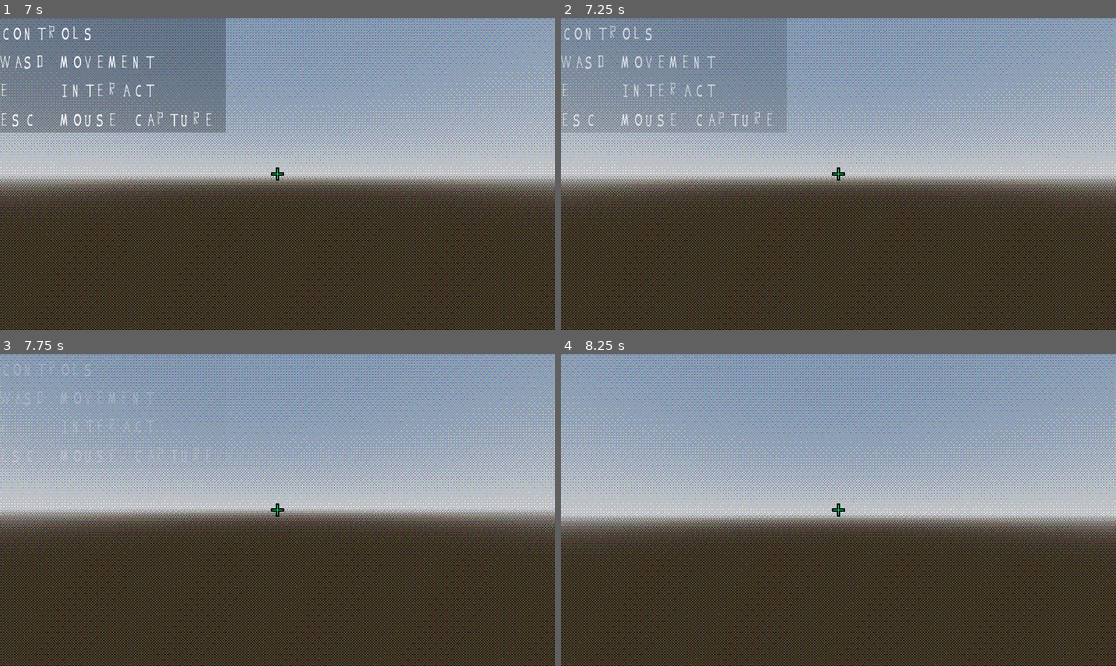
Above: before the commit, frames 1-4 (two rows, left to right).
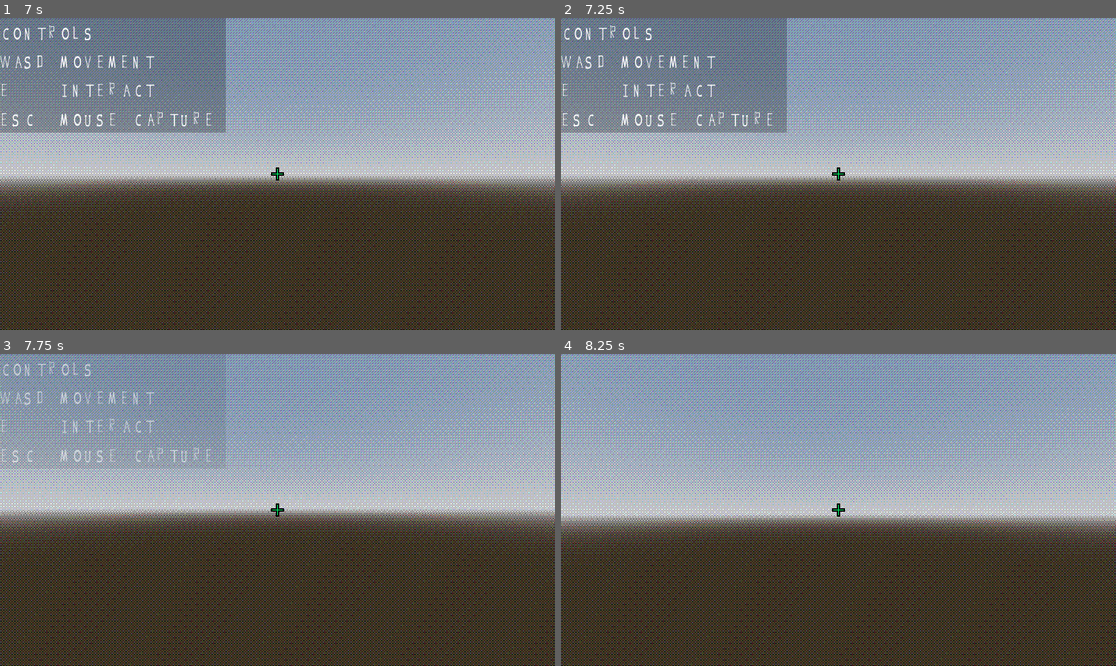
Above: after the commit, the same moments.

Repository: anniesanap/COMP-360-Group-2-Assignment-4
Game: Godot game, scene res://root.tscn
The game is run twice, just before and just after one commit, with the same random seed, the same clock (stepped at 60 frames per second) and the same inputs.
Inputs (mouse positions are in pixels of both pictures, inside the frame that each line leads up to):
- Up to frame 1 (7 s): move the mouse to (305, 174) at 0.52 s; hold E (interact) 0.53-1.28 s; hold W (move_forward) 0.53-5.78 s; tap Space (jump) at 0.77, 1.52, 3.02, 3.77, 4.25, 4.52, 5.75, 6.02, 6.77 s; move the mouse to (249, 174) at 1.27 s; tap E (interact) every 1.5 s from 1.35 to 5.85 s; move the mouse to (288, 167) at 2.02 s; hold E (interact) 2.03-2.78 s; move the mouse to (271, 180) at 2.77 s; tap Enter at 3.5, 5, 6.5 s; move the mouse to (316, 177) at 3.52 s; hold E (interact) 3.53-4.28 s; move the mouse to (233, 170) at 4.27 s; move the mouse to (283, 174) at 5.02 s; hold E (interact) 5.03-5.78 s; move the mouse to (255, 167) at 5.77 s; hold D (move_right) 5.78-6.53 s; move the mouse to (305, 174) at 6.52 s; hold W (move_forward) from 6.53 s (still down); hold E (interact) from 6.53 s (still down)
- Up to frame 2 (7.25 s): keep holding W (move_forward); keep holding E (interact)
- Up to frame 3 (7.75 s): keep holding W (move_forward); move the mouse to (249, 510) at 7.27 s; release E (interact) at 7.28 s; tap E (interact) at 7.35 s; tap Space (jump) at 7.52 s
- Up to frame 4 (8.25 s): keep holding W (move_forward); move the mouse to (849, 503) at 8.02 s; hold E (interact) from 8.03 s (still down)

Frame 1 is identical in both runs. In frame 2, 6.1% of the frame differs, in the area x 0-41%, y 0-37%; in frame 3, 0.3%; in frame 4, nothing differs.

Commit message:
Change tween transition type and ease for fading help text

Diff:
--- a/corner_text.gd
+++ b/corner_text.gd
@@ -6,6 +6,6 @@
 func _ready() -> void:
 	get_tree().create_timer(7.0).timeout.connect(
 		func() -> void:
-			create_tween().tween_property(self, "modulate:a", 0.0, 1.0)
-			create_tween().tween_property(corner_background, "modulate:a", 0.0, 1.0)
+			create_tween().tween_property(self, "modulate:a", 0.0, 1.0).set_trans(Tween.TRANS_CUBIC).set_ease(Tween.EASE_IN)
+			create_tween().tween_property(corner_background, "modulate:a", 0.0, 1.0).set_trans(Tween.TRANS_CUBIC).set_ease(Tween.EASE_IN)
 	)
